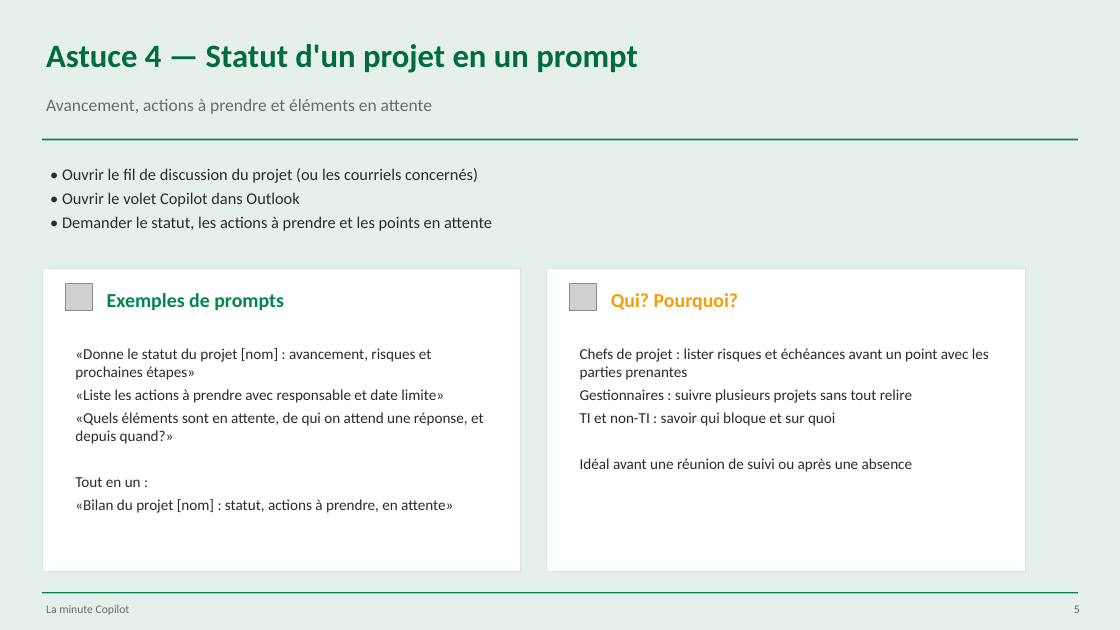
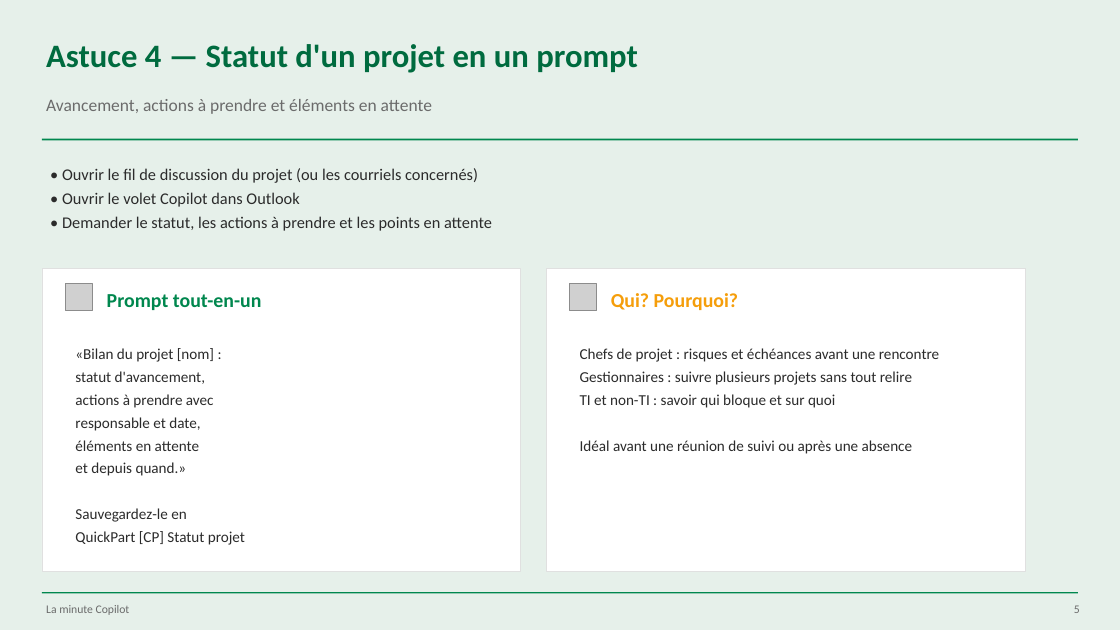
Before and after one commit to martinfou/la-minute-copilot, a slide deck: slide 5 of presentations/La_Minute_Copilot_Outlook.pptx. Drawn at 1120x630 pixels with LibreOffice and Linux fonts; fonts in the diff are those of the drawing; grey boxes stand for pictures. Boxes give left, top, right and bottom in pixels: in the first picture for what was removed or moved away, otherwise in the second. Text is boxed around its words. In the diff, an @@ line names an element or a change of style, - is before the commit and + after.

```diff
--- a/presentations/La_Minute_Copilot_Outlook.pptx
+++ b/presentations/La_Minute_Copilot_Outlook.pptx
@@ text at <box>107,294,262,310</box>: text changed @@
-Exemples de prompts
+Prompt tout-en-un
@@ text at <box>75,348,245,545</box>: text changed @@
-«Donne le statut du projet [nom] : avancement, risques et prochaines étapes»
-«Liste les actions à prendre avec responsable et date limite»
-«Quels éléments sont en attente, de qui on attend une réponse, et depuis quand?»
-Tout en un :
-«Bilan du projet [nom] : statut, actions à prendre, en attente»
+«Bilan du projet [nom] :
+statut d'avancement,
+actions à prendre avec
+responsable et date,
+éléments en attente
+et depuis quand.»
+Sauvegardez-le en
+QuickPart [CP] Statut projet
@@ text at <box>580,348,939,362</box>: text changed @@
-Chefs de projet : lister risques et échéances avant un point avec les parties prenantes
+Chefs de projet : risques et échéances avant une rencontre
```
Also in this commit, not shown: 5 other slides changed, 7 other files.
